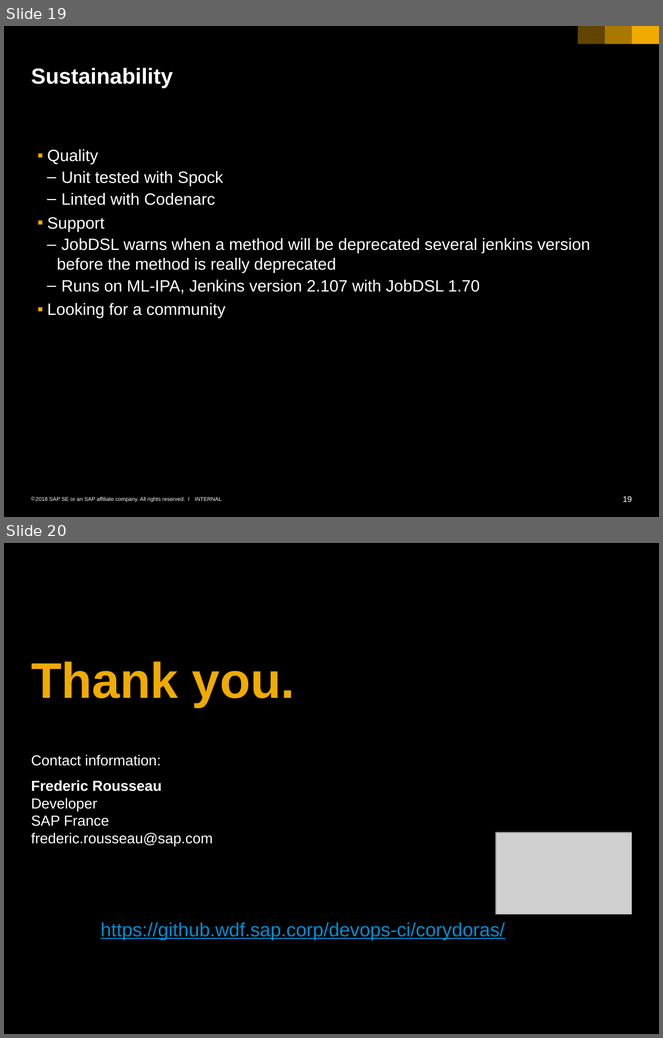
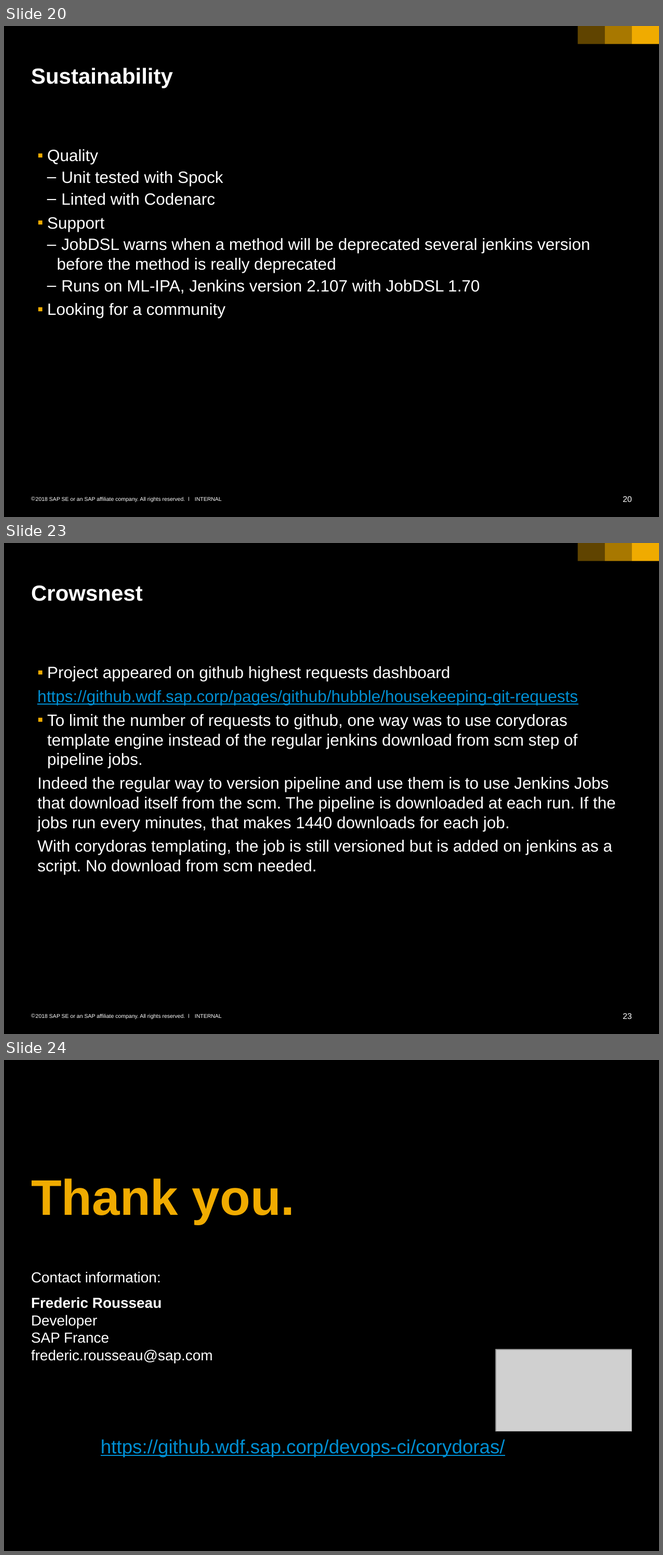
Before and after one commit to SAP-archive/jenkins-pipelayer, a slide deck: Presentation-Corydoras.pptx. Shown one above the other, each under a label of ours: slides 19 and 20 before the commit, slides 20, 23 and 24 after it; the slides between them are not shown. The pictures are 663x1038 and 663x1555 pixels, drawn with LibreOffice and Linux fonts; fonts in the diff are those of the drawing; grey boxes stand for pictures; background and template pictures are left out. Boxes give left, top, right and bottom in pixels: in the first picture for what was removed or moved away, otherwise in the second. Text is boxed around its words. In the diff, an @@ line names an element or a change of style, - is before the commit and + after.

```diff
--- a/Presentation-Corydoras.pptx
+++ b/Presentation-Corydoras.pptx
@@ slide 23 added at (x1=4, y1=543, x2=659, y2=1034), background #000000; not listed: 6 template elements that a slide beside it also shows @@
@@ title added at (x1=31, y1=585, x2=143, y2=601), 24 pt, text #FFFFFF, bold @@
+Crowsnest
@@ text added at (x1=37, y1=666, x2=616, y2=875), 18 pt, text #FFFFFF @@
+  ▪ Project appeared on github highest requests dashboard
+  https://github.wdf.sap.corp/pages/github/hubble/housekeeping-git-requests
+  ▪ To limit the number of requests to github, one way was to use corydoras template engine instead of the regular jenkins download from scm step of pipeline jobs.
+  Indeed the regular way to version pipeline and use them is to use Jenkins Jobs that download itself from the scm. The pipeline is downloaded at each run. If the jobs run every minutes, that makes 1440 downloads for each job.
+  With corydoras templating, the job is still versioned but is added on jenkins as a script. No download from scm needed.
@@ what was slide 19 is now slide 20 @@
@@ page number at (x1=623, y1=497, x2=632, y2=502): text changed @@
-19
+20
@@ what was slide 20 is now slide 24 @@
```
Also in this commit, not shown: 1 slide changed, 3 other slides added, 1 other file.
